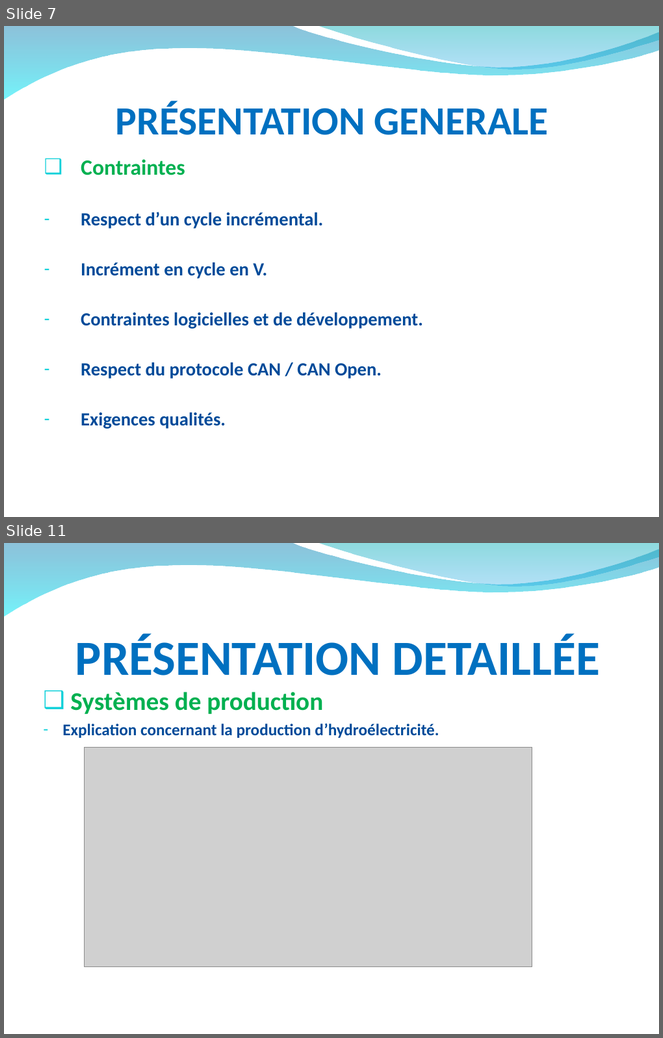
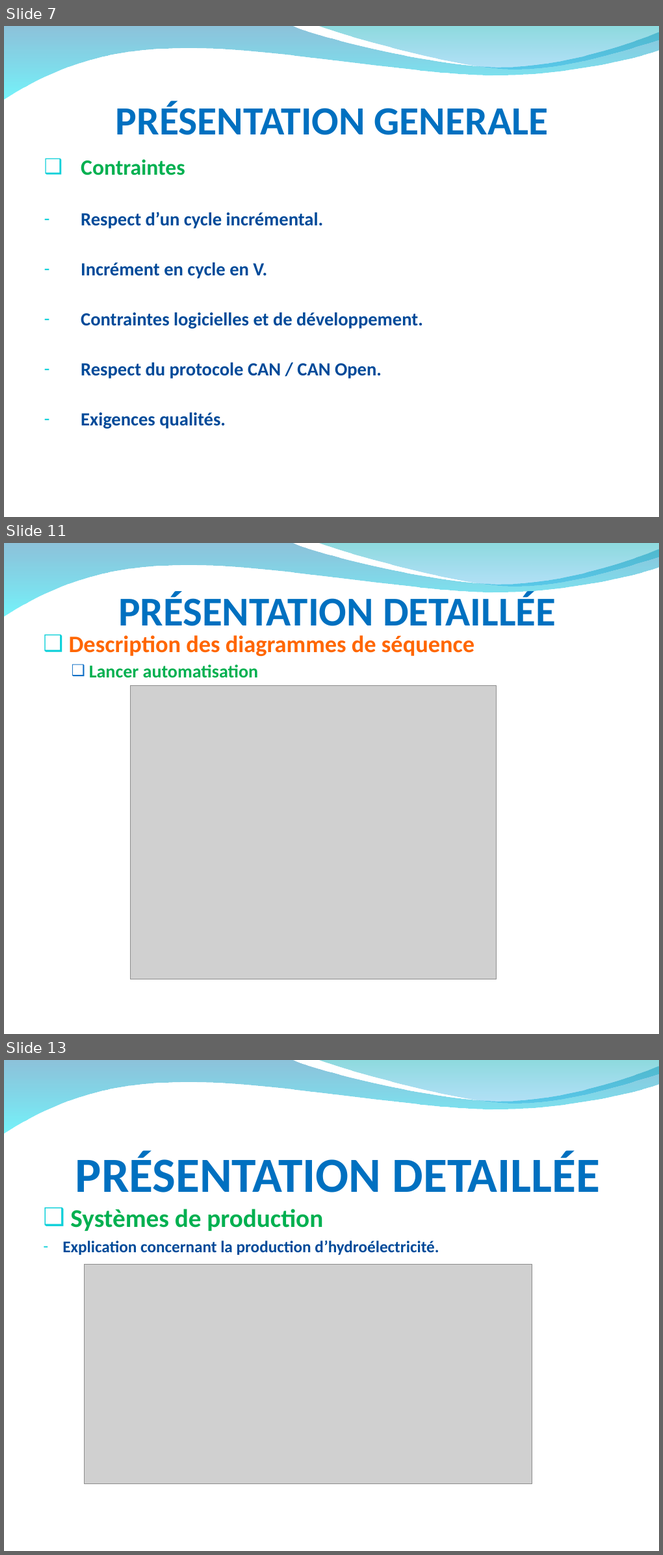
Before and after one commit to hardware/AscenseurPoissons, a slide deck: DOSSIERS A RENDRE/RevueAnalysePPT.ppt. Shown one above the other, each under a label of ours: slides 7 and 11 before the commit, slides 7, 11 and 13 after it; the slides between them are not shown. The pictures are 663x1038 and 663x1555 pixels, drawn with LibreOffice and Linux fonts; fonts in the diff are those of the drawing; grey boxes stand for pictures; background and template pictures are left out. Boxes give left, top, right and bottom in pixels: in the first picture for what was removed or moved away, otherwise in the second. Text is boxed around its words. In the diff, an @@ line names an element or a change of style, - is before the commit and + after.

```diff
--- a/DOSSIERS A RENDRE/RevueAnalysePPT.ppt
+++ b/DOSSIERS A RENDRE/RevueAnalysePPT.ppt
@@ slide 11 added at box(4, 543, 659, 1034), background picture (left out); not listed: 2 template elements that a slide beside it also shows @@
@@ title added at box(118, 591, 556, 626), 45 pt, text #0070C0, bold @@
+PRÉSENTATION DETAILLÉE
@@ text added at box(69, 635, 475, 678), 26 pt, text #FF6600, bold @@
+❑ Description des diagrammes de séquence
+  ❑ Lancer automatisation
@@ picture added at box(131, 686, 496, 980) @@
@@ what was slide 11 is now slide 13 @@
```
Also in this commit, not shown: 2 slides changed, 3 other slides added, 2 slides removed.
